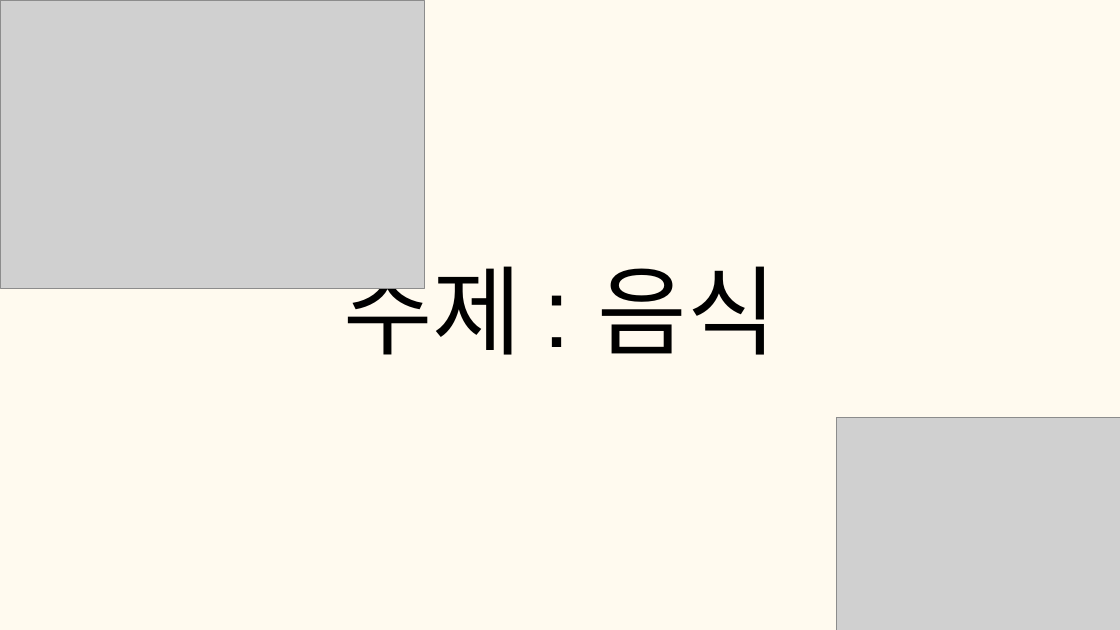
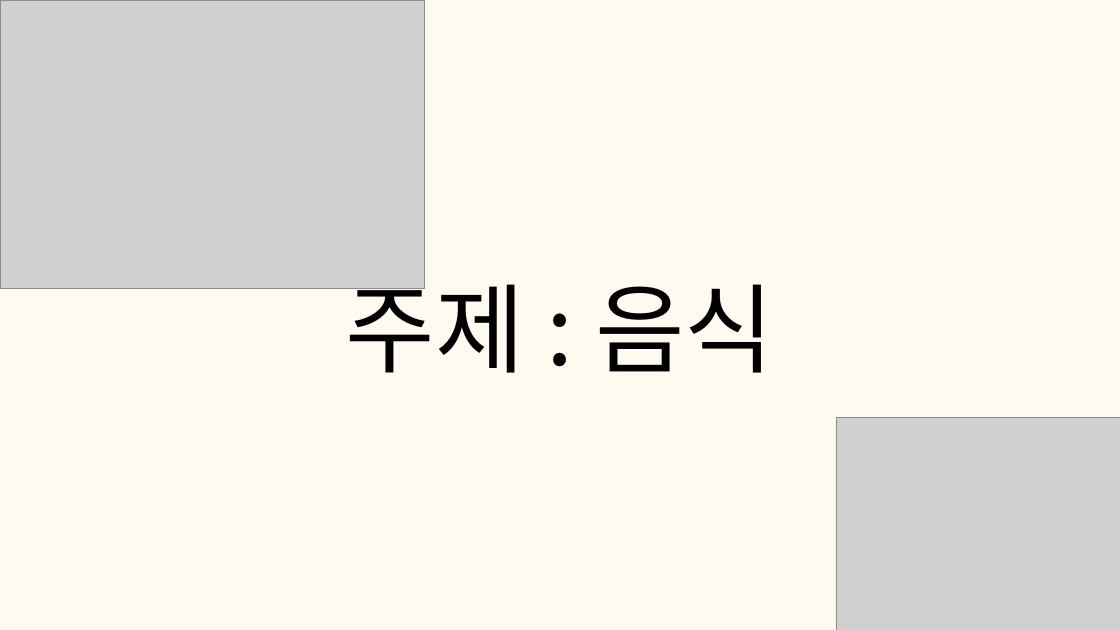
Before and after one commit to tkdgns25300/sunday_play, a slide deck: slide 4 of public/downloads/games/liar-game/rules.pptx. Drawn at 1120x630 pixels with LibreOffice and Linux fonts; fonts in the diff are those of the drawing; grey boxes stand for pictures. Boxes give left, top, right and bottom in pixels: in the first picture for what was removed or moved away, otherwise in the second. Text is boxed around its words. In the diff, an @@ line names an element or a change of style, - is before the commit and + after.

```diff
--- a/public/downloads/games/liar-game/rules.pptx
+++ b/public/downloads/games/liar-game/rules.pptx
@@ text "주제 : 음식": place and size @@
-text "주제 : 음식" at [343,249,777,355]
+text "주제 : 음식" at [346,267,774,373]
@@ text "주제 : 음식" at [346,267,774,373]: font Arial to Noto Sans CJK KR @@
```
Also in this commit, not shown: 7 other slides changed, 3 other files.
